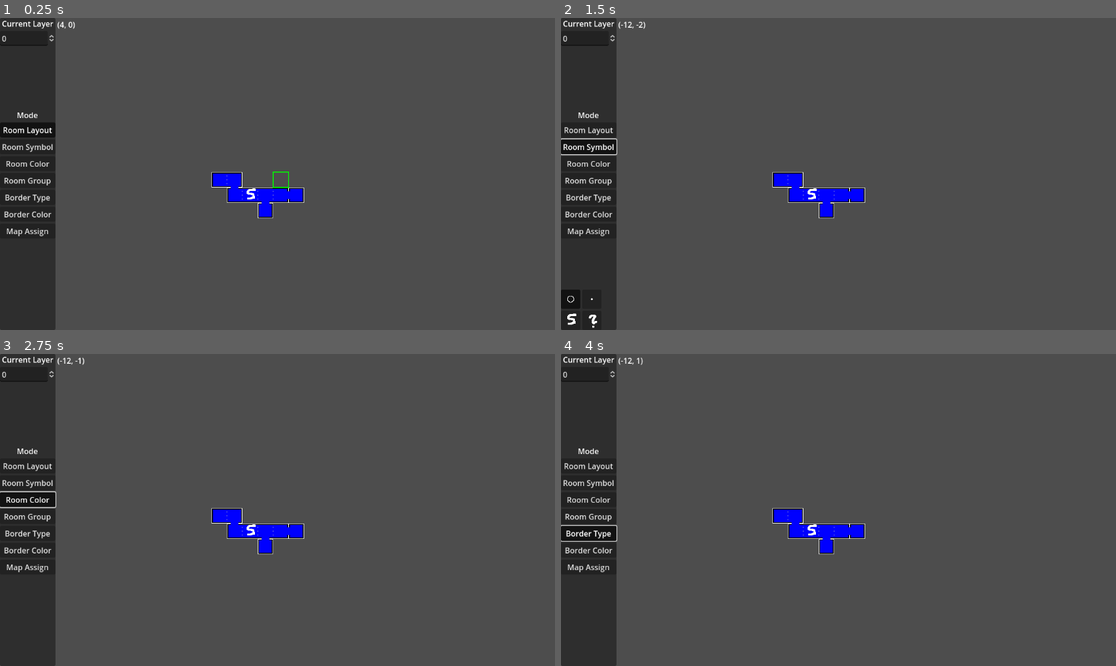
Above: before the commit, frames 1-4 (two rows, left to right).
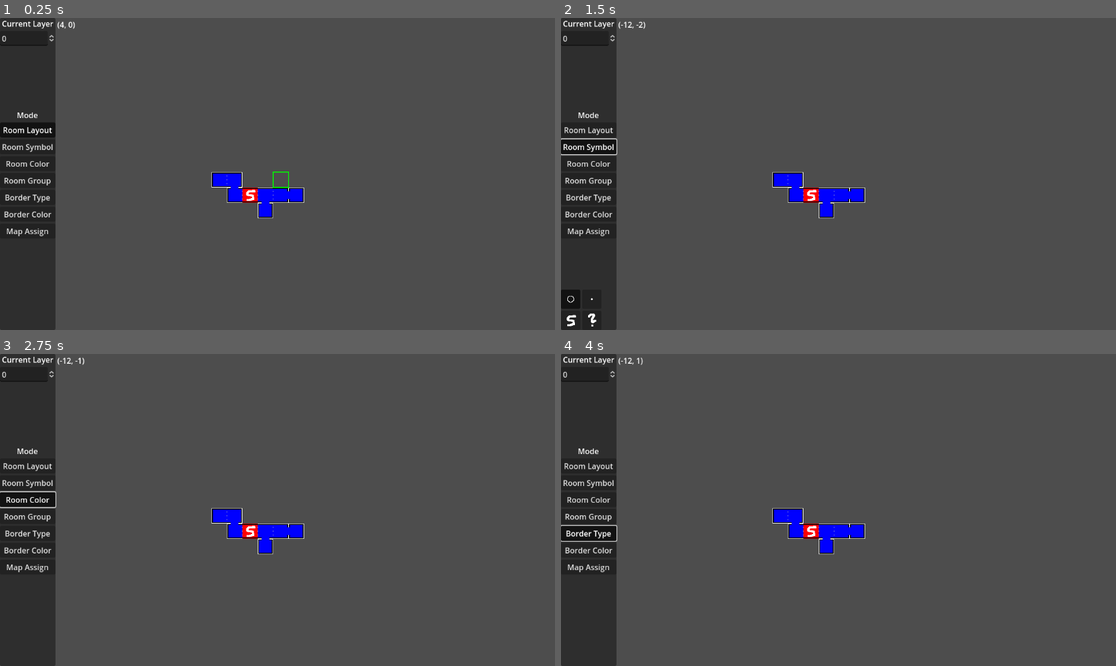
Above: after the commit, the same moments.

Repository: KoBeWi/Metroidvania-System
Game: Godot game, scene res://MetroidvaniaSystem/MapEditor/MapEditor.tscn
Two runs of this game, one before a commit and one after it. Both use one fixed random seed, a clock stepped at 60 frames per second and the inputs below.
Inputs:
- Up to frame 1 (0.25 s): no input
- Up to frame 2 (1.5 s): click "Room Layout" at 0.5 s; click "Room Symbol" at 1.25 s
- Up to frame 3 (2.75 s): click "Room Color" at 2 s
- Up to frame 4 (4 s): click "Room Group" at 2.75 s; click "Border Type" at 3.5 s

The runs differ from the first frame. In frame 1, 0.1% of the frame differs, in the area x 43-47%, y 54-60%; in frame 2, 0.2%, in the area x 1-47%, y 54-100%; in frame 3, 0.1%; in frame 4, 0.1%.
Error before the commit: Trying to assign an array of type "Array" to a variable of type "Array[Vector3i]". (res://MetroidvaniaSystem/System/MapData.gd:83)
Error after the commit: Trying to assign an array of type "Array" to a variable of type "Array[Vector3i]". (res://MetroidvaniaSystem/System/MapData.gd:103)

Commit message:
Added basic color support

Diff:
--- a/MetroidvaniaSystem/MapEditor/MapEditor.tscn
+++ b/MetroidvaniaSystem/MapEditor/MapEditor.tscn
@@ -146,6 +146,20 @@
 
 [sub_resource type="GDScript" id="GDScript_tlx5u"]
 script/source = "extends \"res://MetroidvaniaSystem/MapEditor/SubEditor.gd\"
+
+func _editor_input(event: InputEvent):
+	if event is InputEventMouseButton:
+		if event.pressed:
+			var room_data := get_room_at_cursor()
+			if not room_data:
+				return
+
+			if event.button_index == MOUSE_BUTTON_LEFT:
+				room_data.color = Color.RED
+				editor.map.queue_redraw()
+			elif event.button_index == MOUSE_BUTTON_RIGHT:
+				room_data.color = Color.TRANSPARENT
+				editor.map.queue_redraw()
 "
 
 [sub_resource type="GDScript" id="GDScript_a80ln"]
@@ -253,6 +267,41 @@
 func _ready() -> void:
 	super()
 	use_cursor = false
+
+func _editor_input(event: InputEvent):
+	var room_data := get_room_at_cursor()
+
+	if event is InputEventMouseMotion:
+		if room_data:
+			var rel := editor.map_overlay.get_local_mouse_position().posmodv(MetSys.ROOM_SIZE)
+			var border := get_square_border_idx(rel)
+
+			var new_border := -1
+			var borders: Array[int] = room_data.borders
+
+			for i in 4:
+				if border == i and borders[i] > -1:
+					new_border = border
+					break
+
+			if new_border != highlighted_border:
+				highlighted_border = new_border
+				editor.map_overlay.queue_redraw()
+		else:
+			highlighted_border = -1
+			editor.map_overlay.queue_redraw()
+
+	if event is InputEventMouseButton:
+		if not room_data or highlighted_border == -1:
+			return
+
+		if event.pressed and event.button_index == MOUSE_BUTTON_LEFT:
+			room_data.border_colors[highlighted_border] = Color.RED
+			editor.map.queue_redraw()
+		elif event.pressed and event.button_index == MOUSE_BUTTON_RIGHT:
+			room_data.border_colors[highlighted_border] = Color.TRANSPARENT
+			editor.map.queue_redraw()
+
 "
 
 [sub_resource type="GDScript" id="GDScript_ibl4j"]
@@ -295,25 +344,19 @@
 metadata/_edit_lock_ = true
 
 [node name="PanelContainer" type="PanelContainer" parent="."]
-offset_right = 115.0
-offset_bottom = 648.0
+layout_mode = 2
 
 [node name="Modes" type="VBoxContainer" parent="PanelContainer"]
-offset_right = 115.0
-offset_bottom = 648.0
+layout_mode = 2
 alignment = 1
 
 [node name="Label" type="Label" parent="PanelContainer/Modes"]
-offset_top = 188.0
-offset_right = 115.0
-offset_bottom = 214.0
+layout_mode = 2
 text = "Mode"
 horizontal_alignment = 1
 
 [node name="RoomLayout" type="Button" parent="PanelContainer/Modes"]
-offset_top = 218.0
-offset_right = 115.0
-offset_bottom = 249.0
+layout_mode = 2
 toggle_mode = true
 button_pressed = true
 button_group = SubResource("ButtonGroup_pv7fp")
@@ -321,62 +364,49 @@
 script = SubResource("GDScript_dsps8")
 
 [node name="RoomSymbol" type="Button" parent="PanelContainer/Modes"]
-offset_top = 253.0
-offset_right = 115.0
-offset_bottom = 284.0
+layout_mode = 2
 toggle_mode = true
 button_group = SubResource("ButtonGroup_pv7fp")
 text = "Room Symbol"
 script = SubResource("GDScript_ujwfx")
 
 [node name="RoomColor" type="Button" parent="PanelContainer/Modes"]
-offset_top = 288.0
-offset_right = 115.0
-offset_bottom = 319.0
+layout_mode = 2
 toggle_mode = true
 button_group = SubResource("ButtonGroup_pv7fp")
 text = "Room Color"
 script = SubResource("GDScript_tlx5u")
 
 [node name="RoomGroup" type="Button" parent="PanelContainer/Modes"]
-offset_top = 323.0
-offset_right = 115.0
-offset_bottom = 354.0
+layout_mode = 2
 toggle_mode = true
 button_group = SubResource("ButtonGroup_pv7fp")
 text = "Room Group"
 script = SubResource("GDScript_a80ln")
 
 [node name="BorderType" type="Button" parent="PanelContainer/Modes"]
-offset_top = 358.0
-offset_right = 115.0
-offset_bottom = 389.0
+layout_mode = 2
 toggle_mode = true
 button_group = SubResource("ButtonGroup_pv7fp")
 text = "Border Type"
 script = SubResource("GDScript_ilxbw")
 
 [node name="BorderColor" type="Button" parent="PanelContainer/Modes"]
-offset_top = 393.0
-offset_right = 115.0
-offset_bottom = 424.0
+layout_mode = 2
 toggle_mode = true
 button_group = SubResource("ButtonGroup_pv7fp")
 text = "Border Color"
 script = SubResource("GDScript_a3fsx")
 
 [node name="MapAssign" type="Button" parent="PanelContainer/Modes"]
-offset_top = 428.0
-offset_right = 115.0
-offset_bottom = 459.0
+layout_mode = 2
 toggle_mode = true
 button_group = SubResource("ButtonGroup_pv7fp")
 text = "Map Assign"
 script = SubResource("GDScript_ibl4j")
 
 [node name="EditControls" type="VBoxContainer" parent="PanelContainer"]
-offset_right = 115.0
-offset_bottom = 648.0
+layout_mode = 2
 mouse_filter = 2
 alignment = 2
 metadata/_edit_lock_ = true
@@ -384,51 +414,48 @@
 [node name="Symbols" type="VBoxContainer" parent="PanelContainer/EditControls"]
 unique_name_in_owner = true
 visible = false
+layout_mode = 2
 
 [node name="SymbolContainer" type="HFlowContainer" parent="PanelContainer/EditControls/Symbols"]
 unique_name_in_owner = true
+layout_mode = 2
 
 [node name="Groups" type="VBoxContainer" parent="PanelContainer/EditControls"]
 unique_name_in_owner = true
 visible = false
+layout_mode = 2
 
 [node name="Label" type="Label" parent="PanelContainer/EditControls/Groups"]
+layout_mode = 2
 text = "Group ID"
 horizontal_alignment = 1
 
 [node name="CurrentGroup" type="SpinBox" parent="PanelContainer/EditControls/Groups"]
 unique_name_in_owner = true
+layout_mode = 2
 
 [node name="Layer" type="VBoxContainer" parent="PanelContainer"]
-offset_right = 115.0
-offset_bottom = 648.0
+layout_mode = 2
 mouse_filter = 2
 metadata/_edit_lock_ = true
 
 [node name="Label" type="Label" parent="PanelContainer/Layer"]
-offset_right = 115.0
-offset_bottom = 26.0
+layout_mode = 2
 text = "Current Layer"
 horizontal_alignment = 1
 
 [node name="SpinBox" type="SpinBox" parent="PanelContainer/Layer"]
-offset_top = 30.0
-offset_right = 115.0
-offset_bottom = 61.0
+layout_mode = 2
 
 [node name="MapOverlay" type="Control" parent="."]
-layout_mode = 3
-anchors_preset = 0
-offset_left = 119.0
-offset_right = 1152.0
-offset_bottom = 648.0
+layout_mode = 2
 size_flags_horizontal = 3
 
 [node name="Map" type="Control" parent="MapOverlay"]
 unique_name_in_owner = true
 show_behind_parent = true
 clip_contents = true
-layout_mode = 3
+layout_mode = 1
 anchors_preset = 15
 anchor_right = 1.0
 anchor_bottom = 1.0
--- a/MetroidvaniaSystem/System/MapData.gd
+++ b/MetroidvaniaSystem/System/MapData.gd
@@ -3,6 +3,8 @@
 
 class RoomData:
 	var borders: Array[int] = [-1, -1, -1, -1]
+	var color: Color = Color.TRANSPARENT
+	var border_colors: Array[Color] = [Color.TRANSPARENT, Color.TRANSPARENT, Color.TRANSPARENT, Color.TRANSPARENT]
 	var symbol := -1
 	var assigned_map: String
 
@@ -18,6 +20,12 @@
 			borders[i] = chunk.get_slice(",", i).to_int()
 
 		chunk = load_next_chunk()
+		if not chunk.is_empty():
+			color = Color(chunk.get_slice(",", 0))
+			for i in 4:
+				border_colors[i] = Color(chunk.get_slice(",", i + 1))
+
+		chunk = load_next_chunk()
 		symbol = chunk.to_int()
 
 		assigned_map = load_next_chunk()
@@ -26,6 +34,13 @@
 	func get_string() -> String:
 		var data: PackedStringArray
 		data.append("%s,%s,%s,%s" % borders)
+
+		var colors: Array[Color] = [color] + Array(border_colors)
+		if colors.any(func(color: Color): return color.a > 0):
+			data.append("%s,%s,%s,%s,%s" % colors.map(func(color: Color): return color.to_html()))
+		else:
+			data.append("")
+
 		data.append(str(symbol))
 		data.append(assigned_map.trim_prefix(MetSys.map_root_folder).trim_prefix("/"))
 		return "|".join(data)
@@ -33,6 +48,11 @@
 	func load_next_chunk() -> String:
 		loading[1] += 1
 		return loading[0].get_slice("|", loading[1])
+
+	func get_border_color(idx: int):
+		if border_colors[idx].a > 0:
+			return border_colors[idx]
+		return MetSys.default_border_color
 
 var rooms: Dictionary#[Vector3i, RoomData]
 var assigned_maps: Dictionary#[String, Array[Vector3i]]
--- /dev/null
+++ b/MetroidvaniaSystem/System/MapTheme.gd
@@ -0,0 +1,19 @@
+extends Resource
+
+@export var default_room_fill_color = Color.BLUE
+@export var unexplored_room_fill_color = Color.GRAY
+@export var default_room_separator_color = Color.GRAY
+@export var default_room_wall_color = Color.WHITE
+
+@export var room_fill_texture: Texture2D
+@export var room_separator_texture: Texture2D
+@export var room_wall_texture: Texture2D ## wersja wertykalna/horyzontalna? (dla prostokątnych pomieszczeń
+@export var border_outer_corner_texture: Texture2D
+@export var border_inner_corner_texture: Texture2D
+
+@export var player_location_symbol: Texture2D
+@export var player_location_scene: PackedScene ## tylko jedno ma się pokazywać
+@export var uncollected_item_symbol := -1
+@export var collected_item_symbol := -1
+@export var map_borders: Array[Texture2D] ## każda ściana może mieć teksturę
+@export var map_symbols: Array[Texture2D] ## można przypisywać 1 symbol do pomieszczeń
--- a/MetroidvaniaSystem/System/MetroidvaniaSystem.gd
+++ b/MetroidvaniaSystem/System/MetroidvaniaSystem.gd
@@ -21,13 +21,13 @@
 @export var default_room_fill_color = Color.BLUE
 @export var unexplored_room_fill_color = Color.GRAY
 @export var default_room_separator_color = Color.GRAY
-@export var default_room_wall_color = Color.WHITE
+@export var default_border_color = Color.WHITE
 
 @export var room_fill_texture: Texture2D
 @export var room_separator_texture: Texture2D
 @export var room_wall_texture: Texture2D ## wersja wertykalna/horyzontalna? (dla prostokątnych pomieszczeń
 @export var border_outer_corner_texture: Texture2D
-@export var border_inner_corner_texture: Texture2D
+@export var border_inner_corner_texture: Texture2D ## TODO
 
 @export_flags("Center", "Outline", "Borders", "Symbol") var unexplored_display := 3
 
@@ -176,7 +176,8 @@
 	var display_flags := (int(discovered == 2) * 255) | unexplored_display
 
 	if bool(display_flags & DISPLAY_CENTER):
-		room_fill_texture.draw(ci, offset * ROOM_SIZE, default_room_fill_color if discovered == 2 else unexplored_room_fill_color)
+		var room_color = room_data.color if room_data.color.a > 0 else default_room_fill_color
+		room_fill_texture.draw(ci, offset * ROOM_SIZE, room_color if discovered == 2 else unexplored_room_fill_color)
 
 	var borders: Array[int] = [-1, -1, -1, -1]
 	for i in 4:
@@ -203,7 +204,7 @@
 				border = 0
 
 			texture = map_borders[border]
-			color = default_room_wall_color
+			color = room_data.get_border_color(i)
 
 		if not texture:
 			continue
@@ -216,8 +217,10 @@
 		if borders[i] == -1 or borders[j] == -1:
 			continue
 
+		var corner_color = room_data.get_border_color(i).lerp(room_data.get_border_color(j), 0.5)
+
 		canvas_item.draw_set_transform(offset * ROOM_SIZE + ROOM_SIZE / 2, PI * 0.5 * i, Vector2.ONE)
-		border_outer_corner_texture.draw(ci, -ROOM_SIZE / 2)
+		border_outer_corner_texture.draw(ci, -ROOM_SIZE / 2, corner_color)
 
 	canvas_item.draw_set_transform_matrix(Transform2D())
 
--- a/SampleProject/Game.tscn
+++ b/SampleProject/Game.tscn
@@ -160,7 +160,6 @@
 
 [node name="ColorRect" type="ColorRect" parent="UI/Minimap"]
 modulate = Color(1, 1, 1, 0.752941)
-layout_mode = 0
 offset_left = 32.0
 offset_top = 32.0
 offset_right = 64.0
Binary file changed: MetroidvaniaSystem/Textures/Symbol3.png
Binary file changed: MetroidvaniaSystem/Textures/Symbol4.png
Not shown, changed: SampleProject/Maps/MapData.txt
